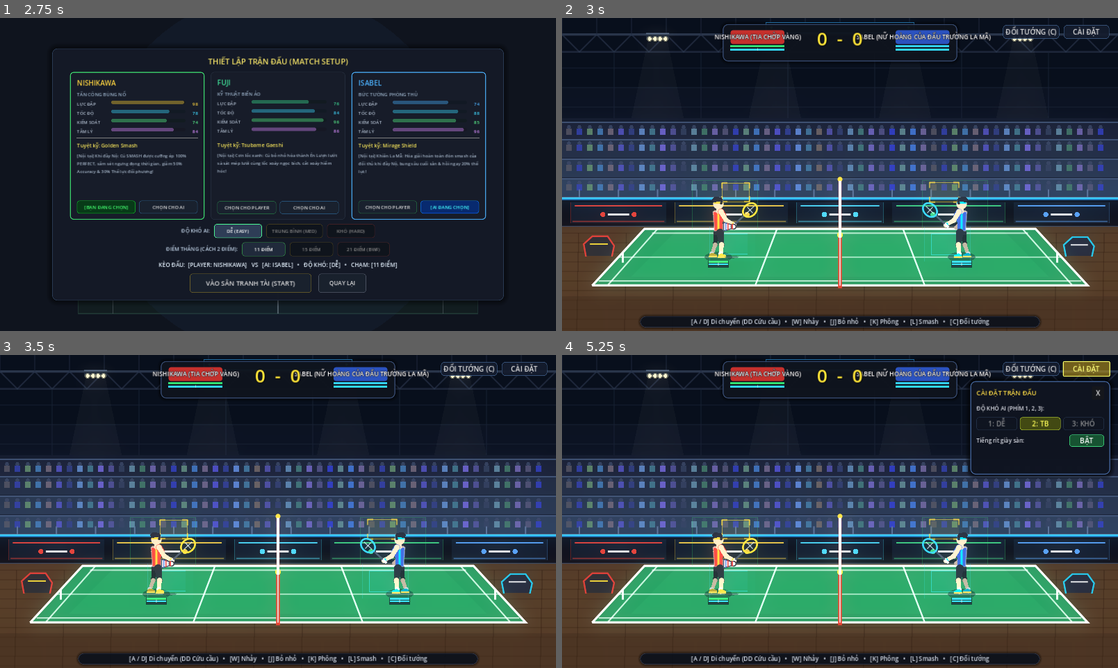
Above: before the commit, frames 1-4 (two rows, left to right).
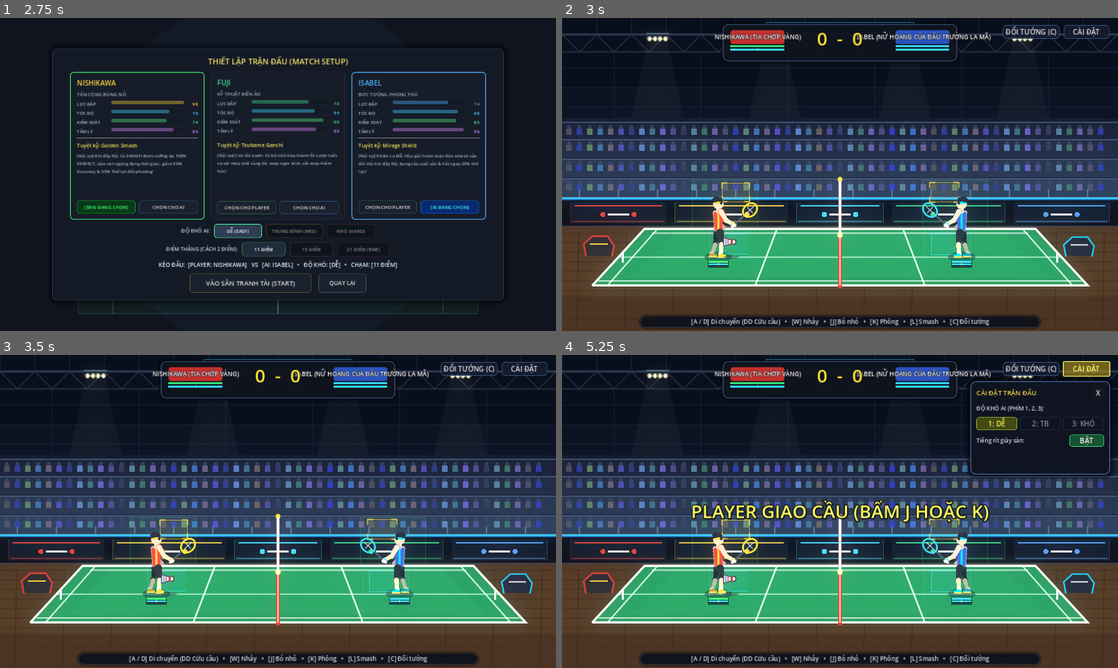
Above: after the commit, the same moments.

Repository: Lurz0205/kaiser-shuttle
Game: Godot game, scene res://scenes/Main.tscn
The game is run twice, just before and just after one commit, with the same random seed, the same clock (stepped at 60 frames per second) and the same inputs.
Inputs:
- Up to frame 1 (2.75 s): click "BẮT ĐẦU TRANH TÀI (PLAY)" at 0.5 s; click "DỄ (EASY)" at 1.25 s; click "DỄ (EASY)" at 2 s
- Up to frame 2 (3 s): click "VÀO SÂN TRANH TÀI (START)" at 2.75 s
- Up to frame 3 (3.5 s): no input
- Up to frame 4 (5.25 s): click "ĐỔI TƯỚNG (C)" at 3.5 s; click "VÀO SÂN TRANH TÀI (START)" at 4.25 s; click "CÀI ĐẶT" at 5 s

Frame 1 is identical in both runs. In frame 2, 0.1% of the frame differs, in the area x 28-32%, y 64-77%; in frame 3, 0.1%; in frame 4, 2.5%, in the area x 23-90%, y 19-77%.
Error before the commit: Invalid call. Nonexistent function 'reset_in_match_learning' in base 'CharacterBody2D (BadmintonPlayer)'. (res://scripts/main.gd:398)

Commit message:
feat: Anti-exploit tactical AI upgrade, in-match habit learning, stamina conservation & umpire audio fix for scripts/player.gd

Diff:
--- a/scripts/player.gd
+++ b/scripts/player.gd
@@ -43,6 +43,17 @@
 var ai_imprecision_x: float = 0.0
 var ai_last_tracked_shuttle_time: float = -1.0
 var ai_pressure_model: AIPressureModel = AIPressureModel.new()
+
+# AI Adaptive In-Match Learning (CHỈ TRONG TRẬN ĐẤU ĐÓ)
+var opp_recent_shots: Array[String] = [] # Lịch sử 10 cú đánh gần nhất của người chơi
+var opp_recent_pos_x: Array[float] = [] # Vị trí X của người chơi khi đánh
+var opp_consecutive_drops: int = 0 # Đếm số quả drop liên tiếp của người chơi
+var opp_consecutive_clears: int = 0
+var opp_consecutive_smashes: int = 0
+var opp_is_camping_back: bool = false # Người chơi có đang đứng im ở sân sau không
+var opp_camping_back_counter: int = 0
+var opp_drop_ratio: float = 0.0 # Tỉ lệ spam drop trong các pha gần nhất
+var ai_last_shot_chosen: String = "" # Cú đánh gần nhất AI đã tung ra (để mix up trước/sau)
 
 # Rally Tension & Shot Speed scaling
 var current_tension_mult: float = 1.0
@@ -203,6 +214,60 @@
 	queue_redraw()
 
 
+func reset_in_match_learning() -> void:
+	opp_recent_shots.clear()
+	opp_recent_pos_x.clear()
+	opp_consecutive_drops = 0
+	opp_consecutive_clears = 0
+	opp_consecutive_smashes = 0
+	opp_is_camping_back = false
+	opp_camping_back_counter = 0
+	opp_drop_ratio = 0.0
+	ai_last_shot_chosen = ""
+
+
+func record_opponent_shot(shot_type: String, hitter_pos_x: float) -> void:
+	if not is_ai:
+		return
+	opp_recent_shots.push_front(shot_type)
+	if opp_recent_shots.size() > 10:
+		opp_recent_shots.pop_back()
+
+	opp_recent_pos_x.push_front(hitter_pos_x)
+	if opp_recent_pos_x.size() > 10:
+		opp_recent_pos_x.pop_back()
+
+	if shot_type == "drop" or shot_type == "tsubame_gaeshi":
+		opp_consecutive_drops += 1
+		opp_consecutive_clears = 0
+		opp_consecutive_smashes = 0
+	elif shot_type == "clear" or shot_type == "underhand_lift":
+		opp_consecutive_clears += 1
+		opp_consecutive_drops = 0
+		opp_consecutive_smashes = 0
+	elif shot_type == "smash" or shot_type == "boom_smash" or shot_type == "kill_smash":
+		opp_consecutive_smashes += 1
+		opp_consecutive_drops = 0
+		opp_consecutive_clears = 0
+	else:
+		opp_consecutive_drops = 0
+		opp_consecutive_clears = 0
+		opp_consecutive_smashes = 0
+
+	var drop_count = 0
+	for s in opp_recent_shots:
+		if s == "drop" or s == "tsubame_gaeshi":
+			drop_count += 1
+	opp_drop_ratio = float(drop_count) / float(max(1, opp_recent_shots.size()))
+
+	# Người chơi đứng ở sân sau (hitter_pos_x < 390.0)
+	if hitter_pos_x < 390.0:
+		opp_camping_back_counter += 1
+	else:
+		opp_camping_back_counter = max(0, opp_camping_back_counter - 1)
+	opp_is_camping_back = (opp_camping_back_counter >= 2)
+
+
 func _physics_process(delta: float) -> void:
 	if tuning:
 		current_ground_y = tuning.floor_y
@@ -738,11 +803,36 @@
 			is_getting_up = false
 		return
 
-	const AI_HOME_X: float = 920.0 # Vị trí trung tâm chuẩn giữa sân của AI
+	# Vị trí trung tâm hồi về linh hoạt theo thói quen đối thủ (In-Match Adaptation)
+	var dynamic_home_x: float = 920.0
+	if ai_difficulty == 2:
+		# HARD AI: Thích nghi thói quen người chơi trong trận đấu
+		if opp_consecutive_drops >= 2 or opp_drop_ratio >= 0.45 or opp_is_camping_back:
+			# Người chơi có thói quen spam bỏ nhỏ / đứng im sân sau: AI dâng cao (815px) đón đầu
+			# Tiết kiệm thể lực di chuyển và chặn đứng exploit
+			dynamic_home_x = 815.0
+		elif opp_consecutive_clears >= 2:
+			# Người chơi liên tục phông sâu: AI lùi nhẹ đón bật nhảy đập
+			dynamic_home_x = 945.0
+		elif stats and stats.stamina < 50.0:
+			# Tiết kiệm thể lực: Đứng chuẩn T-junction (890px), giảm quãng đường chạy
+			dynamic_home_x = 890.0
+		else:
+			dynamic_home_x = 910.0
+	elif ai_difficulty == 1:
+		# MEDIUM AI: Thích nghi vừa phải
+		if opp_consecutive_drops >= 3 or opp_drop_ratio >= 0.60:
+			dynamic_home_x = 850.0
+		elif stats and stats.stamina < 40.0:
+			dynamic_home_x = 905.0
+		else:
+			dynamic_home_x = 920.0
+	else:
+		dynamic_home_x = 920.0
 
 	if not shuttlecock or not shuttlecock.is_active:
 		# Hồi về vị trí giữa sân
-		velocity.x = move_toward(velocity.x, (AI_HOME_X - global_position.x) * 2.8, move_speed_x * 0.85)
+		velocity.x = move_toward(velocity.x, (dynamic_home_x - global_position.x) * 2.8, move_speed_x * 0.85)
 		ai_has_reacted = false
 		ai_reaction_timer = 0.0
 		return
@@ -750,11 +840,11 @@
 	var s_pos = shuttlecock.global_position
 	var s_vel = shuttlecock.velocity
 
-	# 1. KHI AI VỪA ĐÁNH XONG (CẦU ĐANG BAY SANG SÂN NGƯỜI CHƠI): AI HỒI VỀ GIỮA SÂN
+	# 1. KHI AI VỪA ĐÁNH XONG (CẦU ĐANG BAY SANG SÂN NGƯỜI CHƠI): AI HỒI VỀ VỊ TRÍ CHIẾN THUẬT
 	if shuttlecock.last_hitter == "ai" or not can_hit or s_vel.x < -10.0:
 		ai_has_reacted = false
 		ai_reaction_timer = 0.0
-		var diff_home = AI_HOME_X - global_position.x
+		var diff_home = dynamic_home_x - global_position.x
 		if abs(diff_home) > 15.0:
 			velocity.x = sign(diff_home) * move_speed_x * 0.75
 		else:
@@ -792,19 +882,21 @@
 							ai_reaction_timer = 0.35
 							ai_imprecision_x = randf_range(-40.0, 40.0)
 					1: # TRUNG BÌNH:
-						# Phản xạ cực nhanh với dropshot (0.05s) để chạy lên lưới cứu bỏ nhỏ
-						# Với quả đập: phản xạ 0.14s, tạo cơ hội hợp lý cho cú đập ăn điểm
+						# Phản xạ cực nhanh với dropshot để chạy lên lưới cứu bỏ nhỏ
 						if is_incoming_drop:
-							ai_reaction_timer = 0.05
-							ai_imprecision_x = randf_range(-8.0, 8.0)
+							ai_reaction_timer = 0.03 if (opp_consecutive_drops >= 2 or opp_is_camping_back) else 0.05
+							ai_imprecision_x = randf_range(-6.0, 6.0)
 						elif is_incoming_smash_shot:
 							ai_reaction_timer = 0.14
 							ai_imprecision_x = randf_range(-14.0, 14.0)
 						else:
 							ai_reaction_timer = 0.16
 							ai_imprecision_x = randf_range(-15.0, 15.0)
-					2: # KHÓ: Phản xạ cực nhanh 0.03s, chuẩn xác
-						ai_reaction_timer = 0.03
+					2: # KHÓ: Phản xạ cực nhanh 0.02s, bắt bài bỏ nhỏ tức thì
+						if is_incoming_drop:
+							ai_reaction_timer = 0.01 if (opp_consecutive_drops >= 1 or opp_is_camping_back) else 0.02
+						else:
+							ai_reaction_timer = 0.02
 						ai_imprecision_x = 0.0
 
 		ai_reaction_timer -= delta
@@ -943,8 +1035,11 @@
 				return
 
 		var opp_x = opponent_player.global_position.x if opponent_player else 360.0
-		var player_is_back = (opp_x < 280.0)
-		var player_is_front = (opp_x > 460.0)
+		var opp_balance = opponent_player.balance if opponent_player else 100.0
+		var opp_is_vulnerable = (opp_balance < 65.0) or (opponent_player and (opponent_player.is_getting_up or opponent_player.is_diving))
+		var player_is_back = (opp_x < 390.0)
+		var player_is_front = (opp_x > 470.0)
+		var player_is_mid = (opp_x >= 390.0 and opp_x <= 470.0)
 		var in_air = not is_on_ground()
 		var zone = hit_status["zone"]
 		var s_h = current_ground_y - s_pos.y
@@ -1011,8 +1106,8 @@
 				_execute_hit("weak_return", hit_status)
 				return
 
-			if s_pos.x < 780.0 or player_is_back:
-				# Chặn kê cầu bỏ nhỏ sát lưới
+			if s_pos.x < 780.0 or player_is_back or opp_is_camping_back:
+				# Chặn kê cầu bỏ nhỏ sát lưới ép đối thủ sân sau phải chạy lên
 				_execute_hit("drop", hit_status)
 			else:
 				# Bung cầu cao sâu về đáy sân để cứu thua và thoát thế ép
@@ -1041,7 +1136,7 @@
 			if is_exhausted:
 				_execute_hit("drop" if randf() < 0.65 else "clear", hit_status)
 				return
-			var smash_chance = 1.0 if ai_difficulty == 2 else (0.95 if ai_difficulty == 1 else 0.85)
+			var smash_chance = 1.0 if ai_difficulty == 2 else (0.92 if ai_difficulty == 1 else 0.82)
 			if randf() < smash_chance:
 				_execute_hit("smash", hit_status)
 				return
@@ -1052,10 +1147,10 @@
 
 		var is_high_clear_lob = (shuttlecock.current_shot_type == "clear" or shuttlecock.current_shot_type == "underhand_lift")
 
-		# CHIẾN THUẬT TIẾT KIỆM THỂ LỰC CỦA AI KHÓ TRONG PHA CẦU DÀI:
-		# Khi Stamina < 50%, AI Hard chủ động phông sâu cao vút (Clear / Lift) để đối thủ phải lùi xa,
-		# đồng thời kéo dài thời gian bay để AI kịp hồi phục thể lực (+9/s khi đứng yên/di chuyển chậm)
-		if ai_difficulty == 2 and stats and stats.stamina < 50.0:
+		# CHIẾN THUẬT TIẾT KIỆM THỂ LỰC TRONG PHA CẦU DÀI:
+		# Khi Stamina thấp, AI chủ động phông sâu cao vút (Clear / Lift) về cuối sân đối thủ,
+		# buộc người chơi phải lùi xa, đồng thời kéo dài thời gian bay để AI kịp hồi phục thể lực (+9/s khi đứng yên/di chuyển chậm)
+		if (ai_difficulty == 2 and stats and stats.stamina < 50.0) or (ai_difficulty == 1 and stats and stats.stamina < 35.0):
 			if zone == "underhand":
 				_execute_hit("underhand_lift", hit_status)
 			else:
@@ -1068,31 +1163,42 @@
 				if stats.character_id == "nishikawa":
 					_execute_hit("smash", hit_status)
 					return
-				elif stats.character_id == "fuji" and player_is_back:
+				elif stats.character_id == "fuji" and (player_is_back or opp_is_camping_back):
 					_execute_hit("drop", hit_status)
 					return
 			if is_high_clear_lob and s_h >= 150.0:
 				if is_exhausted:
-					# Thể lực hoặc Accuracy cạn kiệt: 85% đánh Clear hoặc Drop để hồi phục, chỉ 15% đập cố
-					if randf() < 0.85:
-						_execute_hit("clear", hit_status)
-						return
+					# Thể lực hoặc Accuracy cạn kiệt: Đánh Clear để hồi phục
+					_execute_hit("clear", hit_status)
+					return
+				elif ai_difficulty == 2: # KHÓ:
+					# Phán đoán chiến thuật đỉnh cao:
+					# - Nếu người chơi mất thăng bằng hoặc đang dâng lên lưới: SMASH dứt điểm ngay!
+					# - Nếu người chơi đang đứng chôn chân ở sân sau (player_is_back / opp_is_camping_back):
+					#   AI Hard không đập thẳng vào người chơi mà chém bỏ nhỏ (Drop) sát lưới ép người chơi phải chạy 200px!
+					if opp_is_vulnerable or player_is_front:
+						_execute_hit("smash", hit_status)
+					elif player_is_back or opp_is_camping_back:
+						if randf() < 0.85:
+							_execute_hit("drop", hit_status)
+						else:
+							_execute_hit("smash", hit_status)
 					else:
-						_execute_hit("smash", hit_status)
-						return
-				elif ai_difficulty == 2: # KHÓ:
-					if player_is_back or randf() < 0.20:
-						_execute_hit("drop", hit_status)
+						# Người chơi ở giữa sân: Phối hợp smash 65%, drop 35%
+						_execute_hit("smash" if randf() < 0.65 else "drop", hit_status)
+				elif ai_difficulty == 1: # TRUNG BÌNH:
+					if opp_is_vulnerable or player_is_front:
+						_execute_hit("smash" if randf() < 0.80 else "clear", hit_status)
+					elif player_is_back or opp_is_camping_back:
+						_execute_hit("drop" if randf() < 0.60 else "smash", hit_status)
 					else:
-						_execute_hit("smash", hit_status)
-				elif ai_difficulty == 1: # TRUNG BÌNH:
-					var r = randf()
-					if r < 0.50:
-						_execute_hit("smash", hit_status)
-					elif r < 0.80:
-						_execute_hit("clear", hit_status)
-					else:
-						_execute_hit("drop", hit_status)
+						var r = randf()
+						if r < 0.50:
+							_execute_hit("smash", hit_status)
+						elif r < 0.80:
+							_execute_hit("clear", hit_status)
+						else:
+							_execute_hit("drop", hit_status)
 				else: # DỄ:
 					_execute_hit("clear" if randf() > 0.4 else "drop", hit_status)
 			else:
@@ -1101,28 +1207,78 @@
 			return
 
 		# B. NẾU AI ĐANG Ở DƯỚI ĐẤT:
-		# TUYỆT ĐỐI KHÔNG DÙNG SMASH KHI ĐỨNG DƯỚI ĐẤT (Cấm tuyệt đối đập dưới đất hoặc drive nhanh)
+		# TUYỆT ĐỐI KHÔNG DÙNG SMASH KHI ĐỨNG DƯỚI ĐẤT
 		# Chỉ đánh Phông cầu (Clear), Bỏ nhỏ (Drop), hoặc Bung bổng (Lift):
 		if zone == "overhead":
-			if player_is_front:
-				# Đối thủ dâng cao gần lưới: Phông bổng sâu cuối sân ép lùi
-				_execute_hit("clear", hit_status)
-			elif player_is_back:
-				# Đối thủ lùi sâu: Bỏ nhỏ êm ái
-				_execute_hit("drop", hit_status)
-			else:
-				# Đối thủ ở giữa sân: Phông sâu 65%, Bỏ nhỏ 35%
-				_execute_hit("clear" if randf() < 0.65 else "drop", hit_status)
-
-		elif zone == "underhand":
-			# Cầu ở tầm thấp:
-			if s_pos.x < 780.0:
-				if player_is_back:
+			if ai_difficulty == 2:
+				# HARD AI: Điều hướng người chơi tối đa (Chạy 4 góc)
+				if player_is_front:
+					_execute_hit("clear", hit_status)
+				elif player_is_back or opp_is_camping_back:
 					_execute_hit("drop", hit_status)
 				else:
+					# Người chơi ở giữa sân: Luân phiên kéo dãn trước/sau
+					if ai_last_shot_chosen == "drop":
+						_execute_hit("clear", hit_status)
+					else:
+						_execute_hit("drop", hit_status)
+			elif ai_difficulty == 1:
+				if player_is_front:
+					_execute_hit("clear", hit_status)
+				elif player_is_back or opp_is_camping_back:
+					_execute_hit("drop" if randf() < 0.75 else "clear", hit_status)
+				else:
+					_execute_hit("clear" if randf() < 0.60 else "drop", hit_status)
+			else: # DỄ
+				if player_is_front:
+					_execute_hit("clear", hit_status)
+				elif player_is_back:
+					_execute_hit("drop", hit_status)
+				else:
+					_execute_hit("clear" if randf() < 0.65 else "drop", hit_status)
+
+		elif zone == "underhand":
+			# CẦU Ở TẦM THẤP (DƯỚI LƯỚI / TRƯỚC LƯỚI / VỚT CẦU):
+			# ĐÂY LÀ ĐIỂM CỐT LÕI ĐỂ BẺ GÃY TRICK LỎ SPAM DROP!
+			if ai_difficulty == 2:
+				# HARD AI:
+				if player_is_back or opp_is_camping_back or opp_consecutive_drops >= 2:
+					# Người chơi đang đứng im sân sau: AI TUYỆT ĐỐI KHÔNG BUNG BỔNG (LIFT) VỀ TẬN CHÂN NGƯỜI CHƠI NỮA!
+					# 95% AI thực hiện cú chém vớt bỏ nhỏ sát lưới (Drop) ép người chơi phải chạy 200px lên lưới!
+					if randf() < 0.95:
+						_execute_hit("drop", hit_status)
+					else:
+						_execute_hit("underhand_lift", hit_status)
+				elif player_is_front:
+					# Người chơi vừa lao lên lưới: Bung bổng sâu tận góc sân sau (Lift) để người chơi phải giật lùi!
 					_execute_hit("underhand_lift", hit_status)
+				else:
+					# Người chơi ở giữa: Luân chuyển kéo dãn đội hình
+					if ai_last_shot_chosen == "drop":
+						_execute_hit("underhand_lift", hit_status)
+					else:
+						_execute_hit("drop", hit_status)
+			elif ai_difficulty == 1:
+				# MEDIUM AI:
+				if player_is_back or opp_is_camping_back or opp_consecutive_drops >= 3:
+					# 70% bỏ nhỏ sát lưới ép di chuyển, 30% bung bổng
+					if randf() < 0.70:
+						_execute_hit("drop", hit_status)
+					else:
+						_execute_hit("underhand_lift", hit_status)
+				elif player_is_front:
+					_execute_hit("underhand_lift", hit_status)
+				else:
+					_execute_hit("underhand_lift" if randf() < 0.60 else "drop", hit_status)
 			else:
-				_execute_hit("underhand_lift", hit_status)
+				# EASY AI: Giữ nguyên cơ chế cơ bản
+				if s_pos.x < 780.0:
+					if player_is_back:
+						_execute_hit("drop", hit_status)
+					else:
+						_execute_hit("underhand_lift", hit_status)
+				else:
+					_execute_hit("underhand_lift", hit_status)
 		else:
 			_execute_hit("clear", hit_status)
 
@@ -1382,6 +1538,9 @@
 	if is_diving or is_sliding:
 		_execute_dive_rescue(hit_status)
 		return
+
+	if is_ai:
+		ai_last_shot_chosen = shot_type
 
 	var is_air = not is_on_ground() and global_position.y < current_ground_y - 25.0
 
